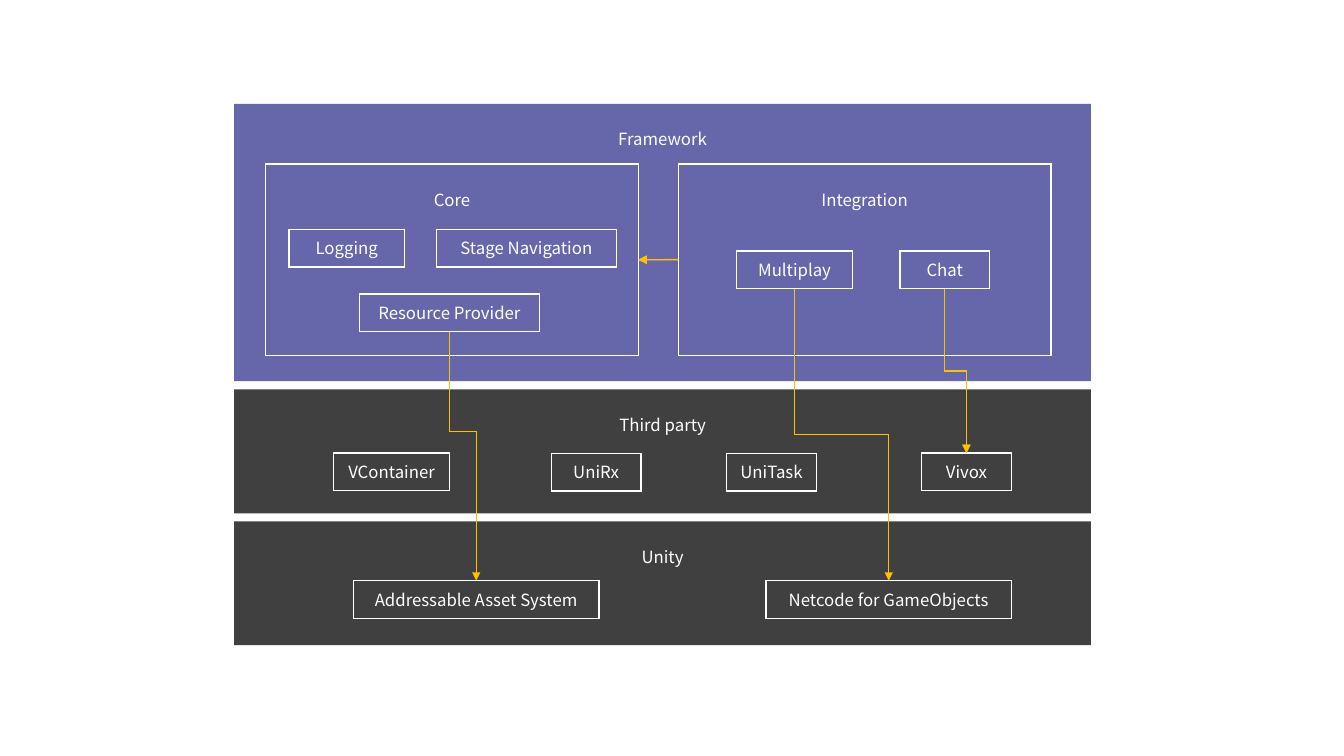
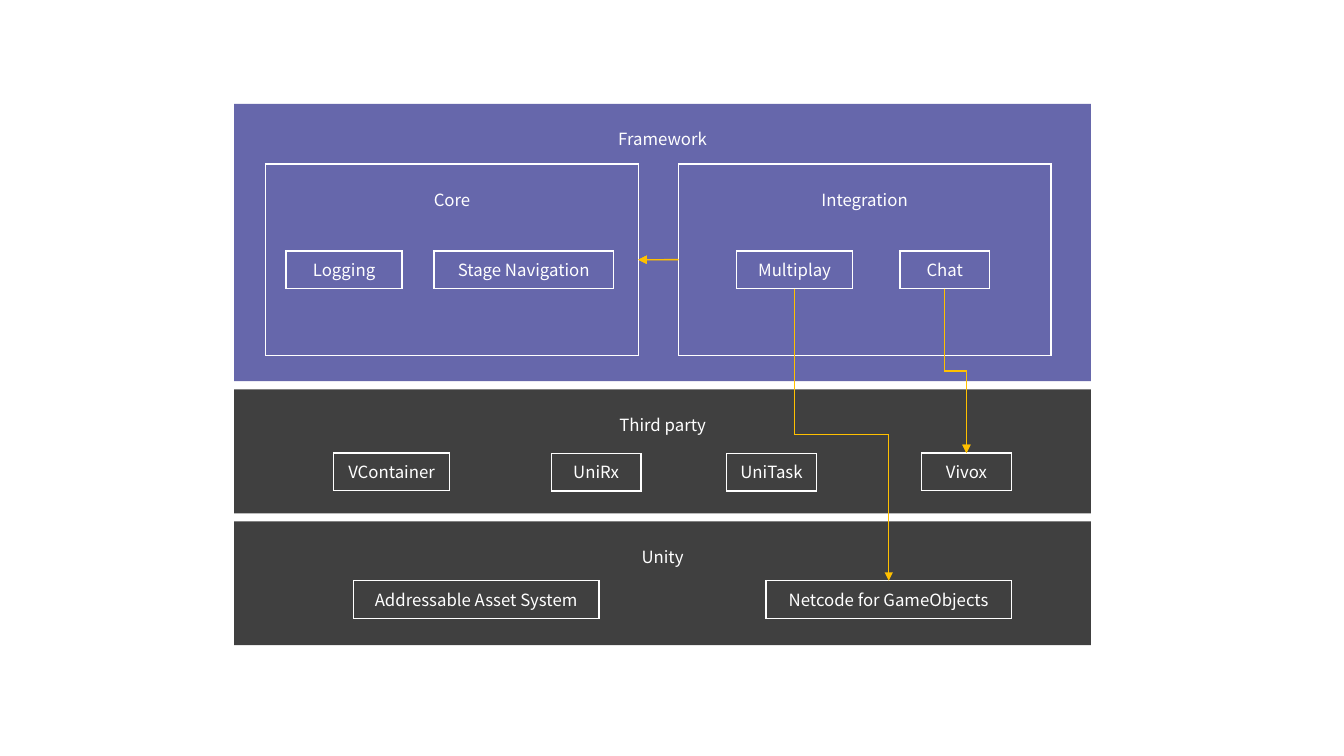
Before and after one commit to extreal-dev/Extreal.Guide, a slide deck: slide 2 of work/work.pptx. Drawn at 1344x756 pixels with LibreOffice and Linux fonts; fonts in the diff are those of the drawing. Boxes give left, top, right and bottom in pixels: in the first picture for what was removed or moved away, otherwise in the second. Text is boxed around its words. In the diff, an @@ line names an element or a change of style, - is before the commit and + after.

Commit message:
ResourceProviderを削除

```diff
--- a/work/work.pptx
+++ b/work/work.pptx
@@ rectangle "Logging": place and size @@
-rectangle "Logging" at bbox=[289, 230, 405, 267]
+rectangle "Logging" at bbox=[286, 251, 402, 288]
@@ rectangle "Stage Navigation": place and size @@
-rectangle "Stage Navigation" at bbox=[437, 230, 616, 267]
+rectangle "Stage Navigation" at bbox=[434, 251, 613, 288]
@@ rectangle removed at bbox=[360, 294, 540, 332] @@
-Resource Provider
@@ elbow arrow removed from (450, 332) to (476, 581) @@
```
Also in this commit, not shown: 3 other files.
